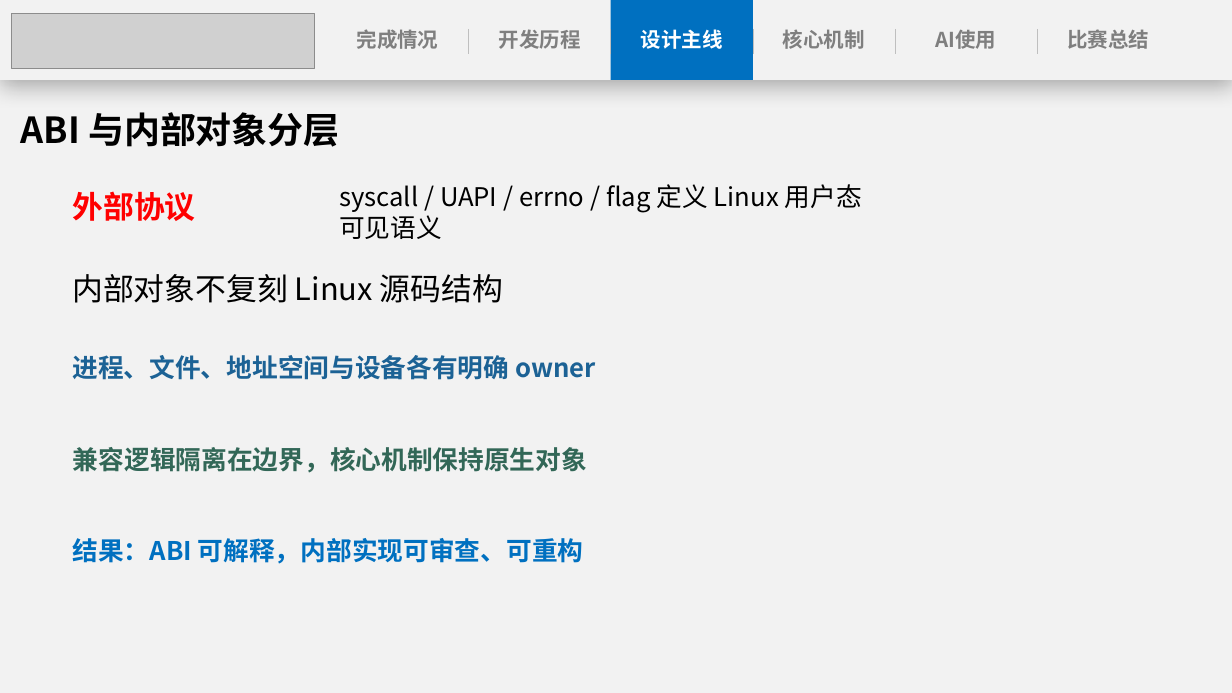
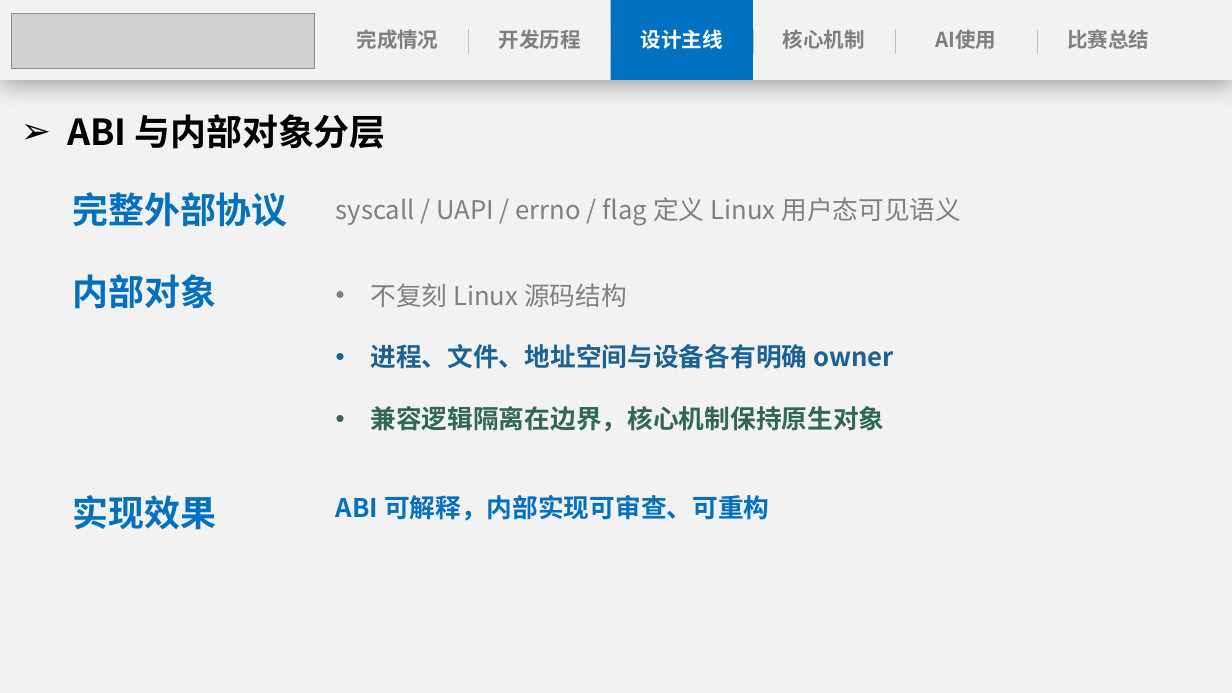
Before and after one commit to anemone-os/anemone, a slide deck: slide 11 of report/ppt/Anemone决赛演示文稿.pptx (slide 10 before the commit). Drawn at 1232x693 pixels with LibreOffice and Linux fonts; fonts in the diff are those of the drawing; grey boxes stand for pictures. Boxes give left, top, right and bottom in pixels: in the first picture for what was removed or moved away, otherwise in the second. Text is boxed around its words. In the diff, an @@ line names an element or a change of style, - is before the commit and + after.

```diff
--- a/report/ppt/Anemone决赛演示文稿.pptx
+++ b/report/ppt/Anemone决赛演示文稿.pptx
@@ text "ABI 与内部对象分层" at (67,114,386,149): bullet none to ➢ @@
@@ text at (72,192,287,227): text changed; size 24 to 28 pt; text colour #FF0000 to #0070C0 @@
-外部协议
+完整外部协议
@@ text "syscall / UAPI / errno ...": place and size @@
-text "syscall / UAPI / errno ..." at (339,184,862,239)
+text "syscall / UAPI / errno ..." at (336,197,961,225)
@@ text "syscall / UAPI / errno ..." at (336,197,961,225): text colour #000000 to #808080 @@
@@ text at (72,274,216,309): text changed; size 24 to 28 pt; text colour #000000 to #0070C0; bold on @@
-内部对象不复刻 Linux 源码结构
+内部对象
@@ text "不复刻 Linux 源码结构": place and size @@
-text "不复刻 Linux 源码结构" at (72,355,596,380)
+text "不复刻 Linux 源码结构" at (370,283,894,432)
@@ text at (370,283,627,307): paragraph added @@
+• 不复刻 Linux 源码结构
@@ text at (370,344,894,369): bullet none to • @@
@@ text at (370,406,884,432): paragraph added @@
+• 兼容逻辑隔离在边界，核心机制保持原生对象
@@ text removed at (73,447,587,473) @@
-兼容逻辑隔离在边界，核心机制保持原生对象
@@ text added at (72,495,216,530), 28 pt, text #0070C0, bold @@
+实现效果
@@ text at (336,495,770,521): text changed @@
-结果：ABI 可解释，内部实现可审查、可重构
+ABI 可解释，内部实现可审查、可重构
```
Also in this commit, not shown: 25 other slides changed.
